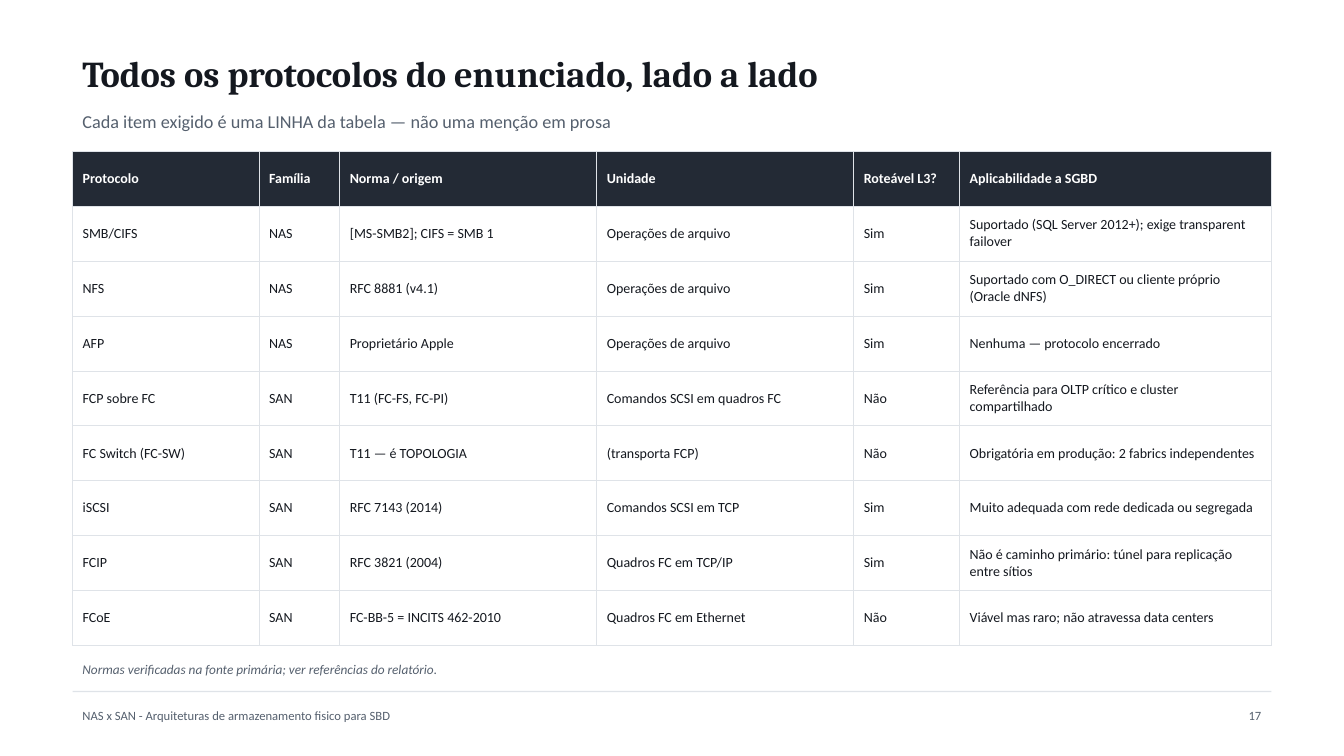
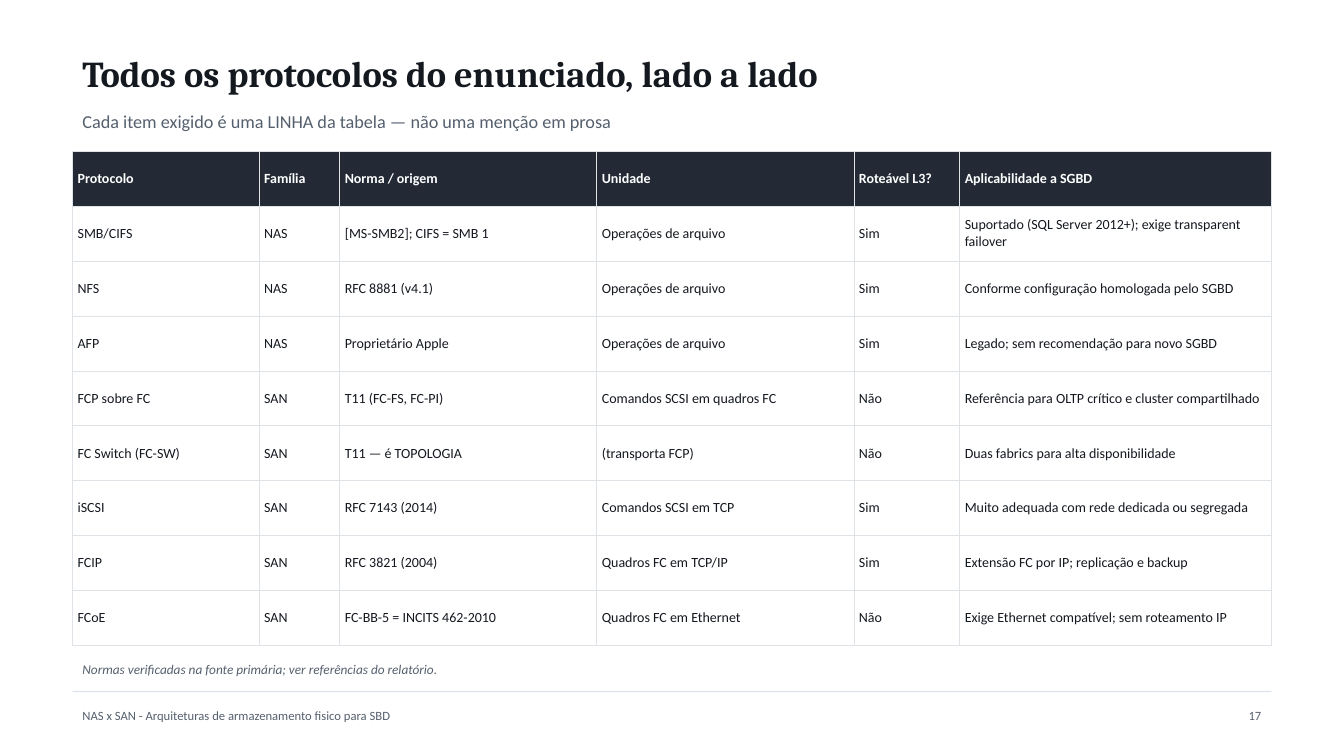
Before and after one commit to guilherme-hu/Trabalho-CBD, a slide deck: slide 18 of NAS, SAN e AST/Slides_NAS_SAN_Armazenamento_SBD.pptx. Drawn at 1344x756 pixels with LibreOffice and Linux fonts; fonts in the diff are those of the drawing. Boxes give left, top, right and bottom in pixels: in the first picture for what was removed or moved away, otherwise in the second. Text is boxed around its words. In the diff, an @@ line names an element or a change of style, - is before the commit and + after.

Commit message:
Revisa entregas de Storage e NAS/SAN/AST
Corrige unidades, preços e afirmações técnicas dos relatórios.

Enxuga e regenera PDFs, apresentações e gráficos, preservando os requisitos dos enunciados.

Fortalece os verificadores de consistência e normaliza a estrutura dos arquivos PPTX.

```diff
--- a/NAS, SAN e AST/Slides_NAS_SAN_Armazenamento_SBD.pptx
+++ b/NAS, SAN e AST/Slides_NAS_SAN_Armazenamento_SBD.pptx
@@ table at (73, 151, 1271, 629) @@
-row 3, column 6: Suportado com O_DIRECT ou cliente próprio (Oracle dNFS)
+row 3, column 6: Conforme configuração homologada pelo SGBD
-row 4, column 6: Nenhuma — protocolo encerrado
+row 4, column 6: Legado; sem recomendação para novo SGBD
-row 6, column 6: Obrigatória em produção: 2 fabrics independentes
+row 6, column 6: Duas fabrics para alta disponibilidade
-row 8, column 6: Não é caminho primário: túnel para replicação entre sítios
+row 8, column 6: Extensão FC por IP; replicação e backup
-row 9, column 6: Viável mas raro; não atravessa data centers
+row 9, column 6: Exige Ethernet compatível; sem roteamento IP
```
Also in this commit, not shown: 14 other slides changed, 1 slide removed, 19 other files.
